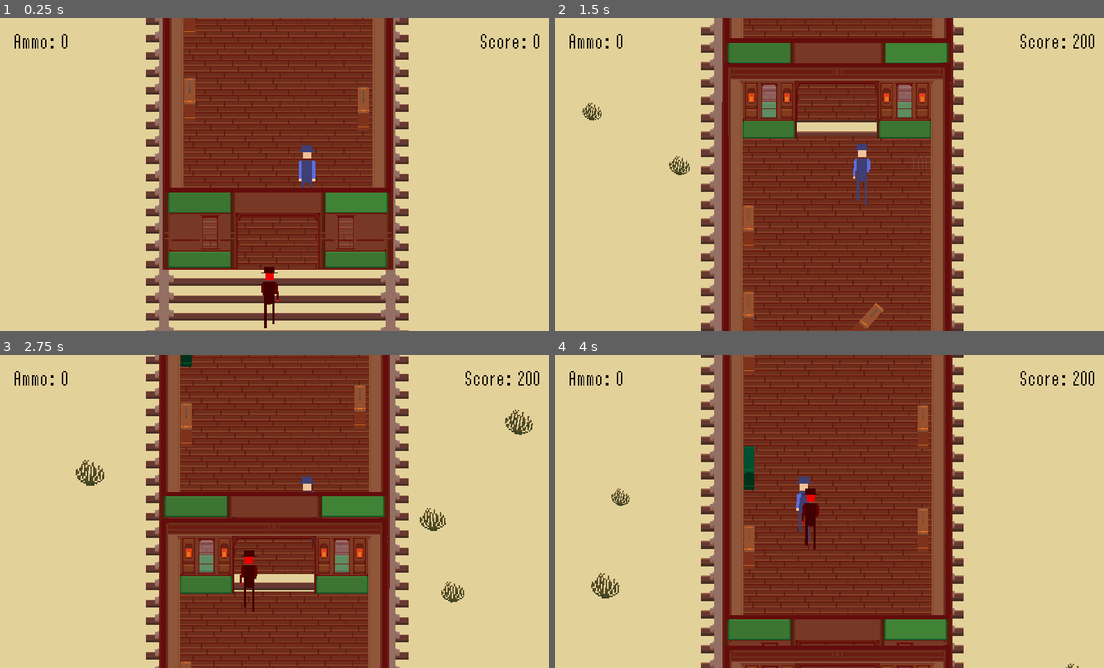
Above: before the commit, frames 1-4 (two rows, left to right).
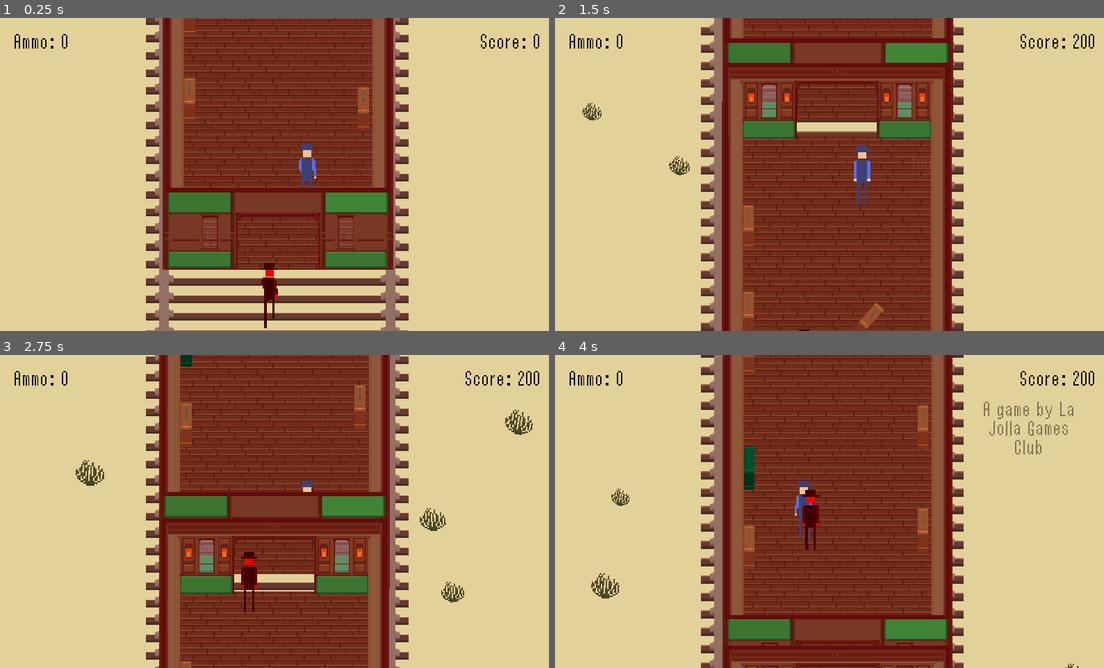
Above: after the commit, the same moments.

Repository: lajollagamesclub/week-139-followers
Game: Godot game, scene res://Main.tscn
Same seed, same stepped clock (60 frames per second), same inputs: the game is played once before the commit and once after it.
Inputs (mouse positions are in pixels of both pictures, inside the frame that each line leads up to):
- Up to frame 1 (0.25 s): no input
- Up to frame 2 (1.5 s): tap Enter at 0.5 s; move the mouse to (955, 158) at 0.52 s; press the mouse at (955, 158) at 0.53 s; hold D (g_right) 0.53-1.28 s; move the mouse to (719, 190) at 1.27 s; release the mouse at (719, 190) at 1.28 s; hold Space (g_takedown) from 1.28 s (still down); click (719, 190) at 1.35 s
- Up to frame 3 (2.75 s): move the mouse to (334, 442) at 2.02 s; release Space (g_takedown) at 2.03 s; press the mouse at (334, 442) at 2.03 s; hold D (g_right) from 2.03 s (still down)
- Up to frame 4 (4 s): move the mouse to (807, 574) at 2.77 s; release the mouse at (807, 574) at 2.78 s; click (807, 574) at 2.85 s; move the mouse to (999, 558) at 3.52 s; release D (g_right) at 3.53 s; press the mouse at (999, 558) at 3.53 s; hold A (g_left) from 3.53 s (still down)

The runs differ from the first frame. In frame 1, 0.2% of the frame differs, in the area x 47-58%, y 40-98%; in frame 2, 0.1%; in frame 3, 0.2%; in frame 4, 0.6%, in the area x 43-95%, y 14-63%.

Commit message:
Spawn cars faster with time

Diff:
--- a/src/Car.gd
+++ b/src/Car.gd
@@ -19,7 +19,7 @@
 func _ready():
 	randomize()
 	time += rand_range(0.0, 200.0)
-	health = randi()%3 + 1 + int(GameState.g_time)/25
+	health = randi()%3 + 1 + int(GameState.g_time)/50
 	$SpatialGun.excluding.append(self)
 	$SpatialGun.target_group = "player"
 
--- a/src/CarManager.gd
+++ b/src/CarManager.gd
@@ -49,5 +49,5 @@
 	print(available_car_spots)
 
 func _new_timer_time():
-	$SpawnCarTimer.wait_time = rand_range(4.0, 10.0)
+	$SpawnCarTimer.wait_time = rand_range(4.0, 10.0)*max(0.2, 1.0 - GameState.g_time/60.0)
 	$SpawnCarTimer.start()
--- /dev/null
+++ b/src/CreditsLabel.gd
@@ -0,0 +1,16 @@
+extends Label
+
+const player_state = preload("res://player_state.tres")
+
+func _on_player_moved(move_vector: Vector2):
+	rect_position.y += move_vector.y*0.3 + 1.5*4.0
+
+func _ready():
+	player_state.connect("moved", self, "_on_player_moved")
+
+func update_looks():
+	rect_position -= rect_size/2.0
+
+func _process(delta):
+	if rect_position.y >= 1500.0:
+		queue_free()
--- /dev/null
+++ b/src/CreditsLabel.tscn
@@ -0,0 +1,17 @@
+[gd_scene load_steps=3 format=2]
+
+[ext_resource path="res://theme.tres" type="Theme" id=1]
+[ext_resource path="res://CreditsLabel.gd" type="Script" id=2]
+
+[node name="CreditsLabel" type="Label"]
+margin_right = 389.0
+margin_bottom = 131.0
+theme = ExtResource( 1 )
+custom_colors/font_color = Color( 0.480469, 0.438356, 0.309677, 1 )
+text = "A Game by La Jolla Games Club"
+align = 1
+autowrap = true
+script = ExtResource( 2 )
+__meta__ = {
+"_edit_use_anchors_": false
+}
--- /dev/null
+++ b/src/CreditsManager.gd
@@ -0,0 +1,29 @@
+extends Node2D
+
+var credits: Array = [
+	"A game by La Jolla Games Club",
+	"Cameron Reikes - Game Lead, Programmer",
+	"Zhiyi Lin - Art Lead",
+	"SassyKeys - Music",
+	"Matthias Fluor - Sound Effects",
+	"Made for Weekly Game Jam 139 in one week"
+]
+
+func _ready():
+	randomize()
+
+func _on_SpawnTimer_timeout():
+	if credits.size() == 0:
+		$SpawnTimer.stop()
+		return
+	var on_left: int = randi()%2
+	var x_offset: float = 281.0
+	if on_left == 1:
+		x_offset = 1920.0 - 281.0
+
+	var cur_credits_text: String = credits.pop_front()
+	var cur_credits: Label = preload("res://CreditsLabel.tscn").instance()
+	add_child(cur_credits)
+	cur_credits.text = cur_credits_text
+	cur_credits.rect_position = Vector2(x_offset, -200.0)
+	cur_credits.update_looks()
--- a/src/Main.tscn
+++ b/src/Main.tscn
@@ -22,6 +22,7 @@
 [ext_resource path="res://ScoreLabel.gd" type="Script" id=20]
 [ext_resource path="res://ScoreInfoManager.gd" type="Script" id=21]
 [ext_resource path="res://AmmoLabel.gd" type="Script" id=22]
+[ext_resource path="res://CreditsManager.gd" type="Script" id=23]
 
 [sub_resource type="RectangleShape2D" id=1]
 extents = Vector2( 32, 107.498 )
@@ -99,7 +100,7 @@
 [node name="AnimatedSprite" type="AnimatedSprite" parent="Player"]
 scale = Vector2( 2, 2 )
 frames = SubResource( 3 )
-frame = 5
+frame = 4
 playing = true
 
 [node name="Pursuer" type="Area2D" parent="." groups=[
@@ -120,8 +121,15 @@
 modulate = Color( 1, 0, 0, 1 )
 scale = Vector2( 2, 2 )
 frames = SubResource( 3 )
-frame = 4
+frame = 3
 playing = true
+
+[node name="CreditsManager" type="Node2D" parent="."]
+script = ExtResource( 23 )
+
+[node name="SpawnTimer" type="Timer" parent="CreditsManager"]
+wait_time = 3.0
+autostart = true
 
 [node name="CarManager" type="Node2D" parent="."]
 script = ExtResource( 18 )
@@ -169,4 +177,5 @@
 [connection signal="takedown_slowdown" from="Player/SuitcaseTakedown" to="Player" method="_on_SuitcaseTakedown_takedown_slowdown"]
 [connection signal="timeout" from="Player/SuitcaseTakedown/Timer" to="Player/SuitcaseTakedown" method="_on_Timer_timeout"]
 [connection signal="area_entered" from="Pursuer" to="Pursuer" method="_on_Pursuer_area_entered"]
+[connection signal="timeout" from="CreditsManager/SpawnTimer" to="CreditsManager" method="_on_SpawnTimer_timeout"]
 [connection signal="timeout" from="CarManager/SpawnCarTimer" to="CarManager" method="_on_SpawnCarTimer_timeout"]
--- a/src/Shrub.gd
+++ b/src/Shrub.gd
@@ -1,4 +1,5 @@
 extends Sprite
+
 const player_state = preload("res://player_state.tres")
 
 func _on_player_moved(move_vector: Vector2):
Not shown: 1 places in src/Main.tscn that only renumber resources
